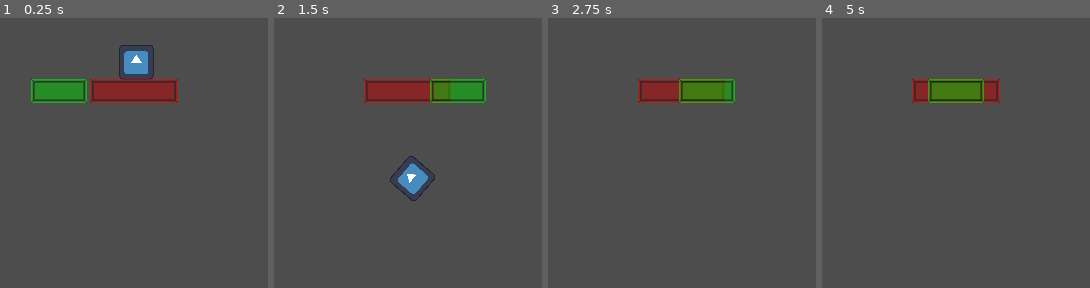
Above: before the commit, frames 1-4 (left to right).
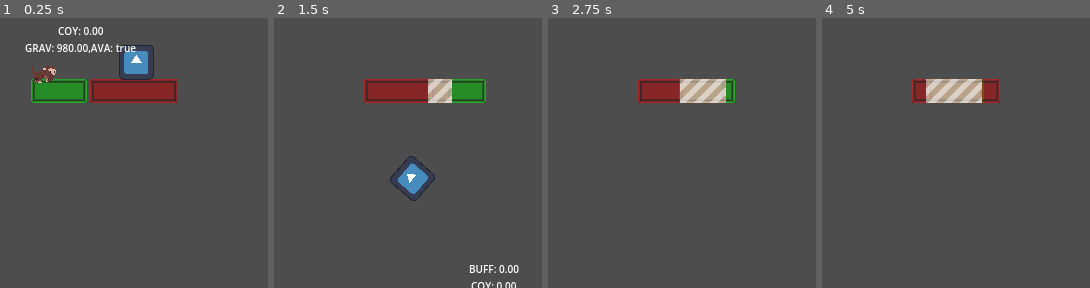
Above: after the commit, the same moments.

Repository: avaxar/phase-reveal
Game: Godot game, scene res://level/level.tscn
Two runs of this game, one before a commit and one after it. Both use one fixed random seed, a clock stepped at 60 frames per second and the inputs below. The engine's default icon, where the game draws it, is replaced by a stand-in: a white triangle on a blue panel in a dark square.
Inputs (mouse positions are in pixels of both pictures, inside the frame that each line leads up to):
- Up to frame 1 (0.25 s): no input
- Up to frame 2 (1.5 s): move the mouse to (539, 139) at 0.52 s; hold D (right) from 0.53 s (still down); tap W (jump) at 0.77 s; move the mouse to (338, 166) at 1.27 s
- Up to frame 3 (2.75 s): tap W (jump) at 1.52 s; move the mouse to (754, 93) at 2.02 s; release D (right) at 2.03 s; hold A (left) from 2.03 s (still down)
- Up to frame 4 (5 s): move the mouse to (956, 207) at 2.77 s; release A (left) at 2.78 s; hold D (right) 2.78-4.28 s; tap W (jump) at 3.02, 3.77, 4.52 s; move the mouse to (outside the picture) at 3.52 s; move the mouse to (838, 112) at 4.27 s; hold A (left) from 4.28 s (still down)

The runs differ from the first frame. In frame 1, 1.3% of the frame differs, in the area x 9-57%, y 3-25%; in frame 2, 1.3%; in frame 3, 1.6%; in frame 4, 1.9%, in the area x 38-61%, y 22-32%.

Commit message:
Passthrough visualizer

Diff:
--- a/entities/maskable/maskable.gd
+++ b/entities/maskable/maskable.gd
@@ -6,9 +6,6 @@
 @export var red_mask := false
 @export var green_mask := false
 @export var blue_mask := false
-
-@export var solid := true
-@export var deadly := false
 
 
 @onready var collision_shape := $CollisionShape
--- a/entities/maskable/maskable.tscn
+++ b/entities/maskable/maskable.tscn
@@ -12,14 +12,17 @@
 [node name="CollisionShape" type="CollisionShape2D" parent="." unique_id=1415267103]
 shape = SubResource("RectangleShape2D_xaqss")
 debug_color = Color(0.9975001, 0, 0.174537, 0.41960785)
+metadata/_edit_lock_ = true
 
 [node name="MaskArea" type="Area2D" parent="." unique_id=1766599155]
 collision_layer = 4
 collision_mask = 4
+metadata/_edit_lock_ = true
 
 [node name="CollisionShape" type="CollisionShape2D" parent="MaskArea" unique_id=1575829748]
 shape = SubResource("RectangleShape2D_xaqss")
 debug_color = Color(0.99607843, 0, 0.1764706, 0.41960785)
+metadata/_edit_lock_ = true
 
 [connection signal="area_entered" from="MaskArea" to="." method="_on_mask_area_area_entered"]
 [connection signal="area_exited" from="MaskArea" to="." method="_on_mask_area_area_exited"]
--- a/entities/platform/platform.tscn
+++ b/entities/platform/platform.tscn
@@ -27,3 +27,4 @@
 [node name="TileMap" type="TileMapLayer" parent="." index="2" unique_id=1359034309]
 tile_map_data = PackedByteArray("AAAAAAAAAAAXAAIAAAABAAAAAAAYAAIAAAAAAAEAAAAXAAQAAAABAAEAAAAYAAQAAAACAAAAAAAYAAIAAAACAAEAAAAYAAQAAAADAAAAAAAZAAIAAAADAAEAAAAZAAQAAAA=")
 tile_set = ExtResource("3_8vvea")
+metadata/_edit_lock_ = true
--- a/level/level.gd
+++ b/level/level.gd
@@ -2,6 +2,7 @@
 
 
 @onready var collision_proxies := $CollisionProxies
+@onready var passthrough_visualizer := $PassthroughVisualizer
 
 @export var red_mask := true:
 	set(value):
@@ -43,7 +44,9 @@
 var dirty_chunks: Dictionary[Vector2i, bool]
 var addition_chunks: Dictionary[Vector2i, PackedByteArray]
 var bitmask_chunks: Dictionary[Vector2i, BitMap]
+var passthrough_chunks: Dictionary[Vector2i, BitMap]
 var chunk_bodies: Dictionary[Vector2i, StaticBody2D]
+var passthrough_polygons: Dictionary[Vector2i, Node2D]
 var maskable_rects: Dictionary[Maskable, Rect2i]
 var maskable_drawn: Dictionary[Maskable, bool]
 
@@ -132,6 +135,14 @@
 				bitmask_chunk.create(Vector2i(CHUNK_SIZE, CHUNK_SIZE))
 				bitmask_chunks[chunk] = bitmask_chunk
 
+			var passthrough_chunk: BitMap
+			if chunk in passthrough_chunks:
+				passthrough_chunk = passthrough_chunks[chunk]
+			else:
+				passthrough_chunk = BitMap.new()
+				passthrough_chunk.create(Vector2i(CHUNK_SIZE, CHUNK_SIZE))
+				passthrough_chunks[chunk] = passthrough_chunk
+
 			var start_x := 0 if chunk_x != tl_chunk.x else posmod(rect.position.x, CHUNK_SIZE)
 			var end_x := CHUNK_SIZE if chunk_x != br_chunk.x - 1 else posmod(rect.end.x, CHUNK_SIZE)
 
@@ -139,7 +150,8 @@
 				for x in range(start_x, end_x):
 					var cumulative := addition_chunk[y * CHUNK_SIZE + x] + delta
 					addition_chunk[y * CHUNK_SIZE + x] = cumulative
-					bitmask_chunk.set_bit(x, y, bool(cumulative % 2)) # Solid when odd
+					bitmask_chunk.set_bit(x, y, cumulative % 2 == 1) # Solid when odd
+					passthrough_chunk.set_bit(x, y, (cumulative % 2 == 0) and cumulative != 0)
 
 
 func regenerate_chunks() -> void:
@@ -156,13 +168,30 @@
 		for child: Node in chunk_body.get_children():
 			child.queue_free()
 
-		# Image.create_from_data(32, 32, false, Image.FORMAT_R8, addition_chunks[chunk]).save_png("/home/avaxar/testt.png")
-		# bitmask_chunks[chunk].convert_to_image().save_png("/home/avaxar/test.png")
-
 		for polygon: PackedVector2Array in bitmask_chunks[chunk].opaque_to_polygons(
 				Rect2i(Vector2i(0, 0), Vector2i(CHUNK_SIZE, CHUNK_SIZE)), 0.0):
 			var poly := CollisionPolygon2D.new()
 			poly.polygon = polygon
 			chunk_body.add_child(poly)
 
+		var passthrough_polygon: Node2D
+		if chunk in passthrough_polygons:
+			passthrough_polygon = passthrough_polygons[chunk]
+		else:
+			passthrough_polygon = Node2D.new()
+			passthrough_visualizer.add_child(passthrough_polygon)
+			passthrough_polygon.global_position = Vector2(chunk) * CHUNK_SIZE
+			passthrough_polygon.use_parent_material = true
+			passthrough_polygons[chunk] = passthrough_polygon
+
+		for child: Node in passthrough_polygon.get_children():
+			child.queue_free()
+
+		for polygon: PackedVector2Array in passthrough_chunks[chunk].opaque_to_polygons(
+				Rect2i(Vector2i(0, 0), Vector2i(CHUNK_SIZE, CHUNK_SIZE)), 0.0):
+			var poly := Polygon2D.new()
+			poly.polygon = polygon
+			poly.use_parent_material = true
+			passthrough_polygon.add_child(poly)
+
 	dirty_chunks = {}
--- a/level/level.tscn
+++ b/level/level.tscn
@@ -4,16 +4,15 @@
 [ext_resource type="TileSet" uid="uid://c6bve3aguyrjg" path="res://level/tileset.tres" id="2_vkbyq"]
 [ext_resource type="Texture2D" uid="uid://oqilmv7tf71j" path="res://icon.svg" id="3_qohg2"]
 [ext_resource type="PackedScene" uid="uid://cufhrm7smx58x" path="res://entities/platform/platform.tscn" id="3_vkbyq"]
-
-[sub_resource type="RectangleShape2D" id="RectangleShape2D_qohg2"]
-size = Vector2(36, 34)
+[ext_resource type="Shader" uid="uid://4j5wbt6no0ji" path="res://level/passthrough_visualizer.gdshader" id="5_ivpvi"]
+[ext_resource type="PackedScene" uid="uid://b7sawdtg0b2mv" path="res://entities/player/player.tscn" id="5_ktfr2"]
 
 [sub_resource type="Animation" id="Animation_vkbyq"]
 length = 0.001
 tracks/0/type = "value"
 tracks/0/imported = false
 tracks/0/enabled = true
-tracks/0/path = NodePath("Platform2:position")
+tracks/0/path = NodePath("Objects/Platform2:position")
 tracks/0/interp = 1
 tracks/0/loop_wrap = true
 tracks/0/keys = {
@@ -30,7 +29,7 @@
 tracks/0/type = "value"
 tracks/0/imported = false
 tracks/0/enabled = true
-tracks/0/path = NodePath("Platform2:position")
+tracks/0/path = NodePath("Objects/Platform2:position")
 tracks/0/interp = 1
 tracks/0/loop_wrap = true
 tracks/0/keys = {
@@ -46,16 +45,39 @@
 &"green": SubResource("Animation_ktfr2")
 }
 
+[sub_resource type="RectangleShape2D" id="RectangleShape2D_qohg2"]
+size = Vector2(36, 34)
+
+[sub_resource type="ShaderMaterial" id="ShaderMaterial_6gtgk"]
+shader = ExtResource("5_ivpvi")
+
 [node name="Level" type="Node2D" unique_id=1104770908]
 script = ExtResource("1_7lnir")
 blue_mask = false
 
-[node name="Map" type="TileMapLayer" parent="." unique_id=495730745]
-tile_set = ExtResource("2_vkbyq")
-
 [node name="CollisionProxies" type="Node2D" parent="." unique_id=1940272453]
+metadata/_edit_lock_ = true
 
 [node name="Objects" type="Node2D" parent="." unique_id=1284680800]
+
+[node name="AnimationPlayer" type="AnimationPlayer" parent="Objects" unique_id=1481030222]
+root_node = NodePath("../..")
+libraries/ = SubResource("AnimationLibrary_44x8d")
+autoplay = &"green"
+
+[node name="Platform2" parent="Objects" unique_id=673137716 instance=ExtResource("3_vkbyq")]
+modulate = Color(0, 1, 0, 0.5019608)
+position = Vector2(75, 49)
+tile_size = Vector2i(3, 1)
+green_mask = true
+bottom_right = Vector2i(68, 36)
+
+[node name="Platform" parent="Objects" unique_id=1702604198 instance=ExtResource("3_vkbyq")]
+modulate = Color(1, 0, 0, 0.5019608)
+position = Vector2(159, 49)
+tile_size = Vector2i(5, 1)
+red_mask = true
+bottom_right = Vector2i(100, 36)
 
 [node name="RigidBody2D" type="RigidBody2D" parent="Objects" unique_id=1830224091]
 position = Vector2(-20, 0)
@@ -70,20 +92,14 @@
 scale = Vector2(0.27148452, 0.27148452)
 texture = ExtResource("3_qohg2")
 
-[node name="Platform" parent="." unique_id=1702604198 instance=ExtResource("3_vkbyq")]
-modulate = Color(1, 0, 0, 0.5019608)
-position = Vector2(159, 49)
-tile_size = Vector2i(5, 1)
-red_mask = true
-bottom_right = Vector2i(100, 36)
+[node name="PassthroughVisualizer" type="Node2D" parent="." unique_id=1087875782]
+material = SubResource("ShaderMaterial_6gtgk")
+metadata/_edit_lock_ = true
 
-[node name="Platform2" parent="." unique_id=673137716 instance=ExtResource("3_vkbyq")]
-modulate = Color(0, 1, 0, 0.5019608)
-position = Vector2(75, 49)
-tile_size = Vector2i(3, 1)
-green_mask = true
-bottom_right = Vector2i(68, 36)
+[node name="Player" parent="." unique_id=1531806938 instance=ExtResource("5_ktfr2")]
+position = Vector2(125, 27)
 
-[node name="AnimationPlayer" type="AnimationPlayer" parent="." unique_id=1481030222]
-libraries/ = SubResource("AnimationLibrary_44x8d")
-autoplay = &"green"
+[node name="Map" type="TileMapLayer" parent="." unique_id=495730745]
+tile_set = ExtResource("2_vkbyq")
+
+[node name="Polygon2D" type="Polygon2D" parent="." unique_id=986724235]
--- /dev/null
+++ b/level/passthrough_visualizer.gdshader
@@ -0,0 +1,16 @@
+shader_type canvas_item;
+
+varying vec2 world_position;
+
+void vertex() {
+	world_position = (MODEL_MATRIX * vec4(VERTEX, 0.0, 1.0)).xy;
+}
+
+void fragment() {
+	if (mod((TIME * 32.0 + world_position.x + world_position.y), 16.0) < 8.0) {
+		COLOR = vec4(1.0, 1.0, 1.0, 0.75);
+	}
+	else {
+		COLOR = vec4(1.0, 1.0, 1.0, 0.5);
+	}
+}
Not shown, added: level/passthrough_visualizer.gdshader.uid
